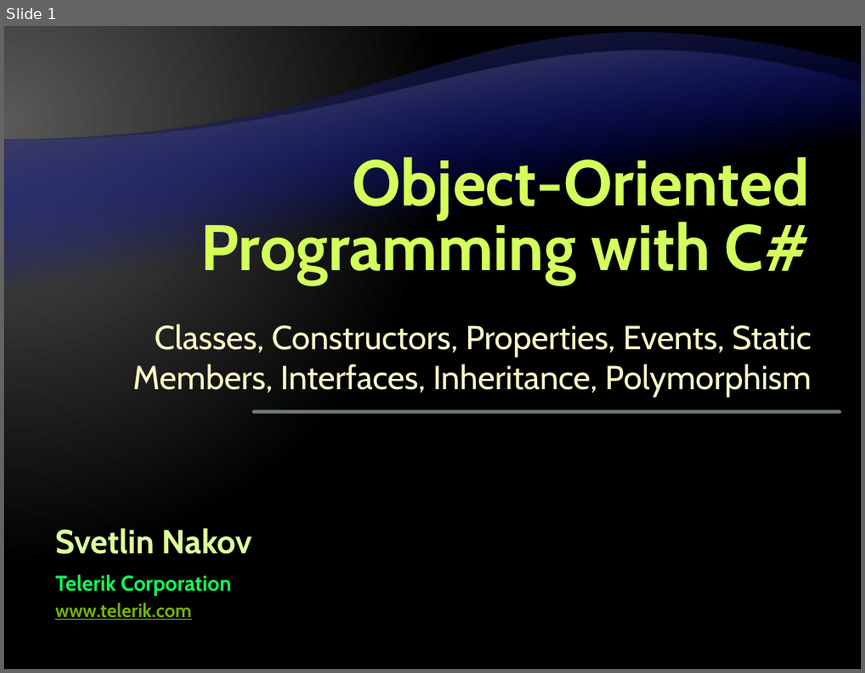
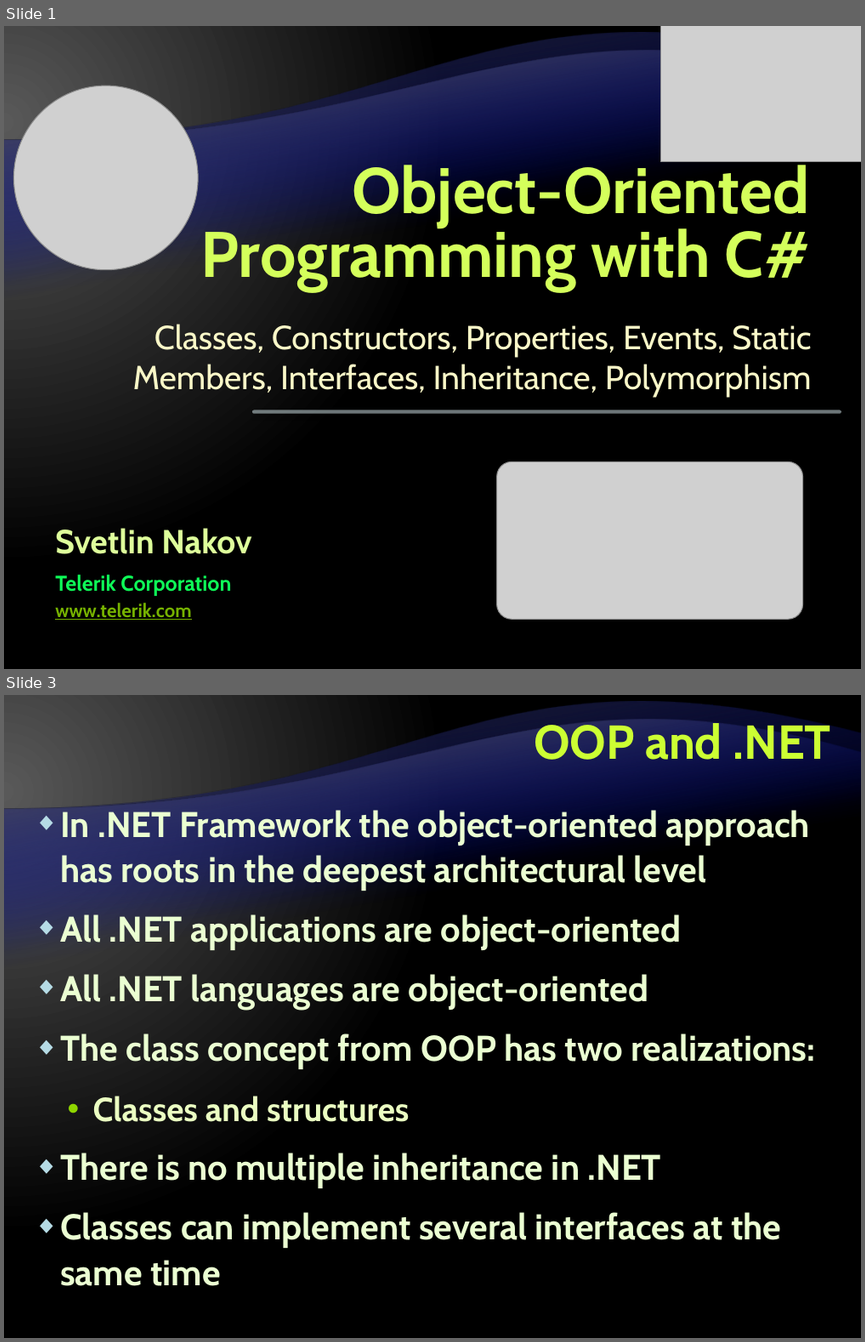
Before and after one commit to Graveheart/aspnetcourse, a slide deck: lectures/4. Object-Oriented Programming with C#.pptx. Shown one above the other, each under a label of ours: slide 1 before the commit, slides 1 and 3 after it; the slides between them are not shown. The pictures are 865x673 and 865x1342 pixels, drawn with LibreOffice and Linux fonts; fonts in the diff are those of the drawing; grey boxes stand for pictures; background and template pictures are left out. Boxes give left, top, right and bottom in pixels: in the first picture for what was removed or moved away, otherwise in the second. Text is boxed around its words. In the diff, an @@ line names an element or a change of style, - is before the commit and + after.

```diff
--- a/lectures/4. Object-Oriented Programming with C#.pptx
+++ b/lectures/4. Object-Oriented Programming with C#.pptx
@@ slide 3 added at (4,695,861,1338), background gradient #595959 to #000000; not listed: 2 template elements that a slide beside it also shows @@
@@ title added at (534,719,831,760), 40 pt, text #CCFF33, bold @@
+OOP and .NET
@@ text added at (60,810,816,1286), 30 pt, text #EBFFD2, bold @@
+◆ In .NET Framework the object-oriented approach has roots in the deepest architectural level
+◆ All .NET applications are object-oriented
+◆ All .NET languages are object-oriented
+◆ The class concept from OOP has two realizations:
+  • Classes and structures
+◆ There is no multiple inheritance in .NET
+◆ Classes can implement several interfaces at the same time
@@ slide 1 changed as well @@
@@ picture added at (660,26,861,161) @@
@@ picture added at (4,76,207,280) @@
@@ title "Object-Oriented Programming with C#": place and size @@
-title "Object-Oriented Programming with C#" at (201,152,810,284)
+title "Object-Oriented Programming with C#" at (201,159,810,291)
@@ picture added at (497,461,802,618) @@
```
Also in this commit, not shown: 86 other slides added, 2 slides removed, 1 other file.
